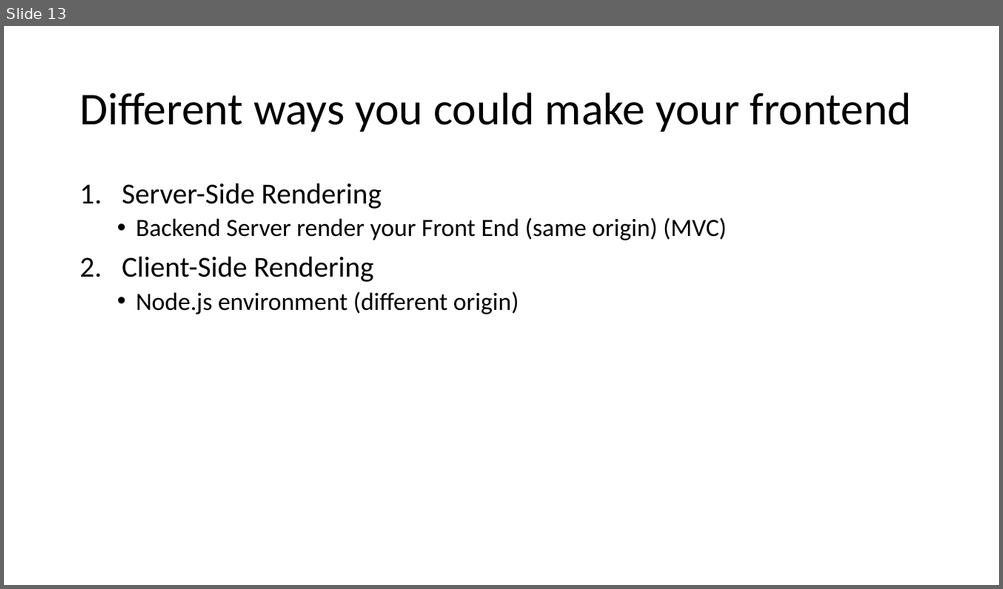
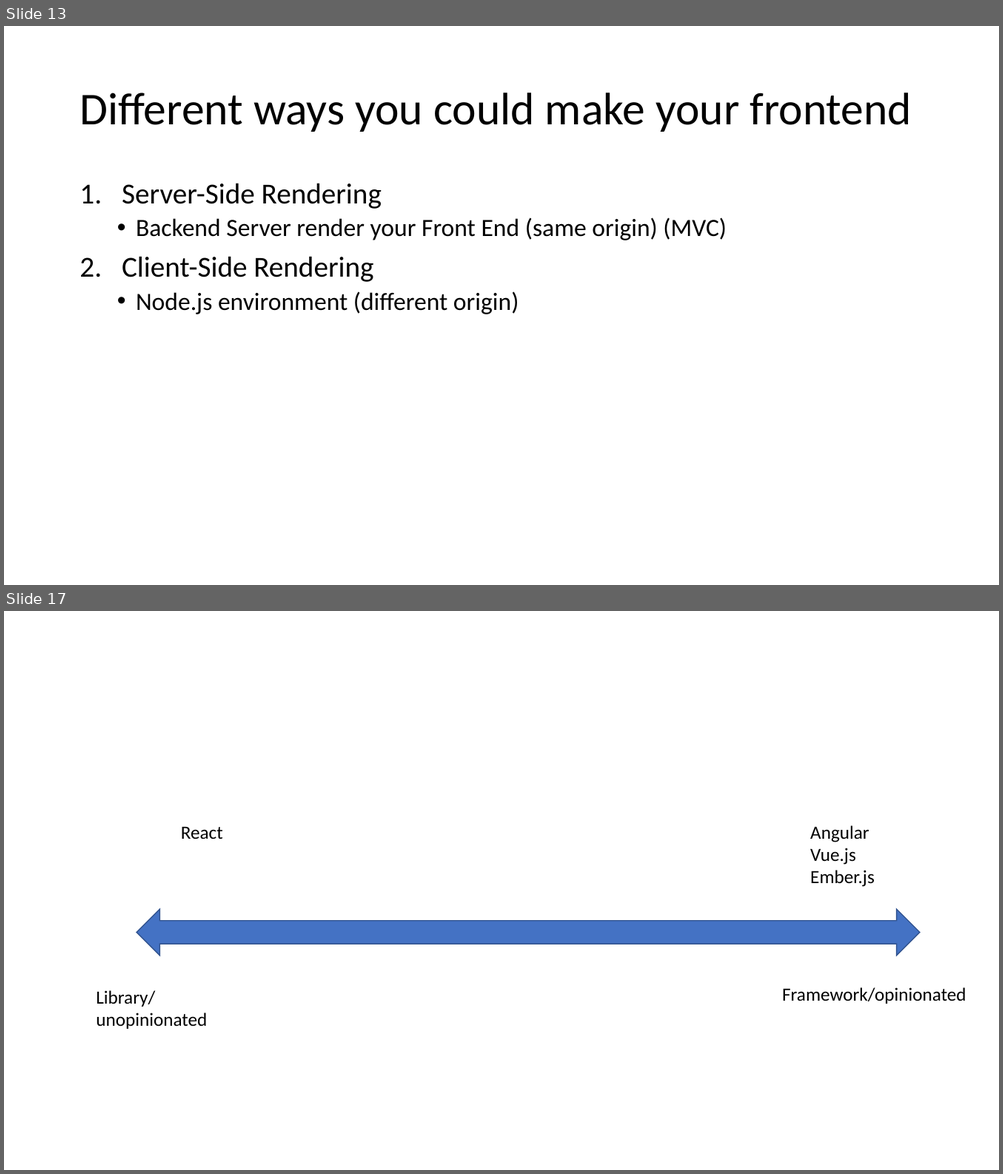
Before and after one commit to 2011JavaReact/Training, a slide deck: Week4/Week4.pptm. Shown one above the other, each under a label of ours: slide 13 before the commit, slides 13 and 17 after it; the slides between them are not shown. The pictures are 1003x589 and 1003x1174 pixels, drawn with LibreOffice and Linux fonts; fonts in the diff are those of the drawing. Boxes give left, top, right and bottom in pixels: in the first picture for what was removed or moved away, otherwise in the second. Text is boxed around its words. In the diff, an @@ line names an element or a change of style, - is before the commit and + after.

```diff
--- a/Week4/Week4.pptm
+++ b/Week4/Week4.pptm
@@ slide 17 added at bbox=[4, 611, 999, 1170], background #FFFFFF @@
@@ text added at bbox=[181, 826, 223, 839], 18 pt, text #000000 @@
+React
@@ text added at bbox=[810, 826, 874, 887], 18 pt, text #000000 @@
+Angular
+Vue.js
+Ember.js
@@ left right arrow added at bbox=[136, 909, 920, 956], fill #4472C4, outline #325491 1 pt @@
@@ text added at bbox=[782, 988, 966, 1004], 18 pt, text #000000 @@
+Framework/opinionated
@@ text added at bbox=[96, 991, 207, 1029], 18 pt, text #000000 @@
+Library/ unopinionated
```
Also in this commit, not shown: 5 other slides added, 1 other file.
